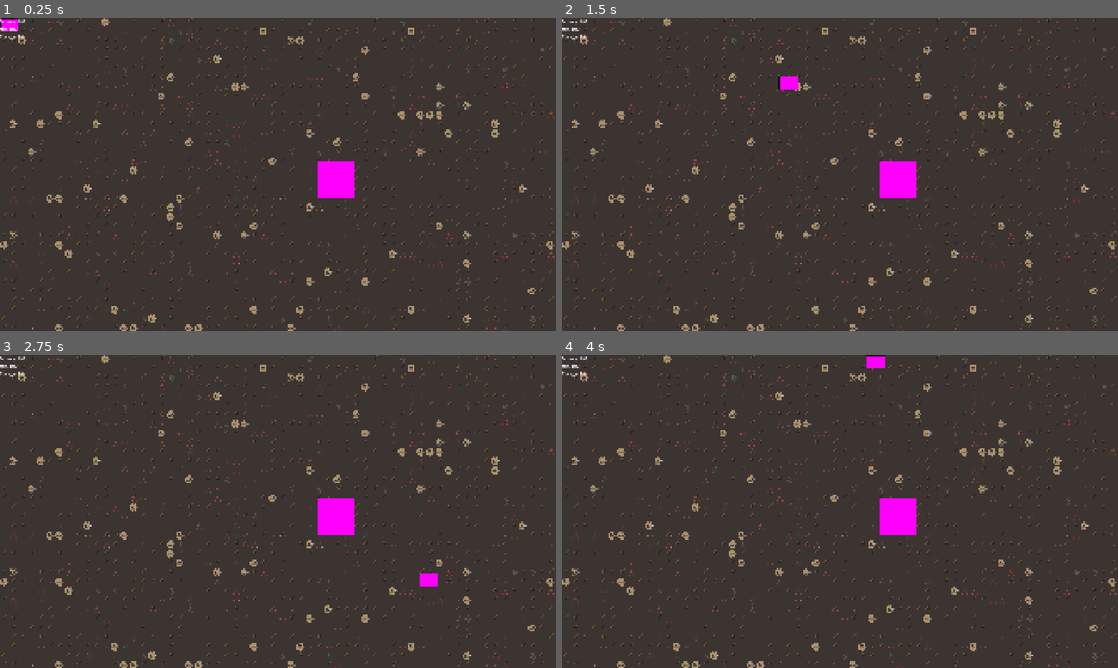
Above: before the commit, frames 1-4 (two rows, left to right).
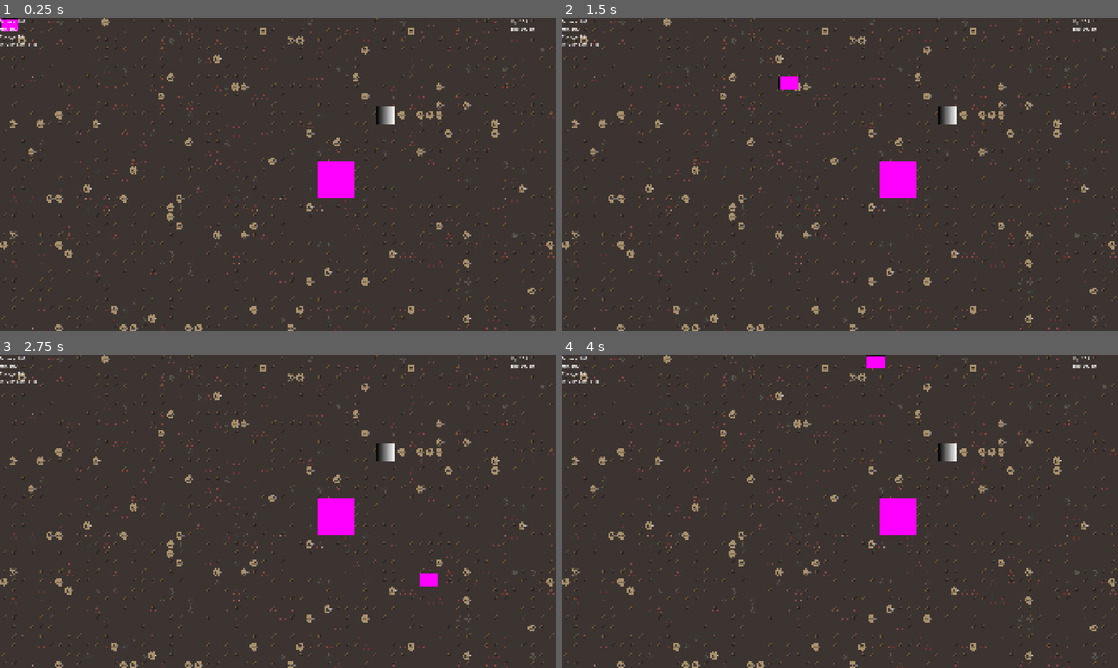
Above: after the commit, the same moments.

Repository: doakeserino/newgame
Game: Godot game, scene res://Scenes/main_scene.tscn
Two runs of this game, one before a commit and one after it. Both use one fixed random seed, a clock stepped at 60 frames per second and the inputs below.
Inputs:
- Up to frame 1 (0.25 s): no input
- Up to frame 2 (1.5 s): tap Enter at 0.5 s; hold D (move_right) 0.53-1.28 s; tap X (hide_card_overlay) at 0.6 s; hold S (move_down) from 1.28 s (still down); tap F (interact) at 1.35 s
- Up to frame 3 (2.75 s): release S (move_down) at 2.03 s; hold D (move_right) from 2.03 s (still down); tap X (hide_card_overlay) at 2.1 s
- Up to frame 4 (4 s): release D (move_right) at 2.78 s; hold W (move_up) 2.78-3.53 s; tap F (interact) at 2.85 s; hold A (move_left) from 3.53 s (still down); tap X (hide_card_overlay) at 3.6 s

The runs differ from the first frame. In frame 1, 0.3% of the frame differs, in the area x 0-97%, y 0-34%; in frame 2, 0.3%; in frame 3, 0.3%; in frame 4, 0.3%.

Commit message:
Commit 13
Worked on combat interface visibilty based on if player is in combat.

Diff:
--- a/Scenes/combat_interface.tscn
+++ b/Scenes/combat_interface.tscn
@@ -1,6 +1,9 @@
 [gd_scene format=3 uid="uid://dsg2h3r5q6ucx"]
 
+[ext_resource type="Script" uid="uid://k1uh8pucfaoq" path="res://Scripts/combat_interface.gd" id="1_ti405"]
+
 [node name="CombatInterface" type="Node2D" unique_id=1683619478]
+script = ExtResource("1_ti405")
 
 [node name="EnemyStatsLabel" type="Label" parent="." unique_id=1045891794]
 offset_left = 1763.0
--- a/Scenes/map.tscn
+++ b/Scenes/map.tscn
@@ -3,6 +3,7 @@
 [ext_resource type="Texture2D" uid="uid://cxo8vhddveaux" path="res://Assets/Mars_Tileset.png" id="1_ci6au"]
 [ext_resource type="Script" uid="uid://h623wuhya4yp" path="res://Scripts/map.gd" id="1_p3ir5"]
 [ext_resource type="PackedScene" uid="uid://c5m00y0741wfp" path="res://Scenes/shop.tscn" id="2_26yhd"]
+[ext_resource type="PackedScene" uid="uid://cbgo8ikax1jix" path="res://Scenes/enemy_one.tscn" id="4_myvm1"]
 
 [sub_resource type="TileSetAtlasSource" id="TileSetAtlasSource_ci6au"]
 texture = ExtResource("1_ci6au")
@@ -184,3 +185,6 @@
 
 [node name="Shop" parent="." unique_id=1265295607 instance=ExtResource("2_26yhd")]
 position = Vector2(1160, 556)
+
+[node name="EnemyOne" parent="." unique_id=2019602922 instance=ExtResource("4_myvm1")]
+position = Vector2(1332, 337)
--- a/Scenes/ui.tscn
+++ b/Scenes/ui.tscn
@@ -3,6 +3,7 @@
 [ext_resource type="PackedScene" uid="uid://dm80yh7q88bjk" path="res://Scenes/cards_hand.tscn" id="1_jxero"]
 [ext_resource type="Script" uid="uid://cj2u21hjnftwp" path="res://Scripts/ui.gd" id="1_qdvrb"]
 [ext_resource type="PackedScene" uid="uid://cjxgrndrqyb25" path="res://Scenes/shop_interface.tscn" id="3_nf4gj"]
+[ext_resource type="PackedScene" uid="uid://dsg2h3r5q6ucx" path="res://Scenes/combat_interface.tscn" id="4_2246s"]
 
 [sub_resource type="LabelSettings" id="LabelSettings_nf4gj"]
 
@@ -17,3 +18,5 @@
 [node name="CardsHand" parent="." unique_id=1062482710 instance=ExtResource("1_jxero")]
 
 [node name="ShopInterface" parent="." unique_id=1660261229 instance=ExtResource("3_nf4gj")]
+
+[node name="CombatInterface" parent="." unique_id=1683619478 instance=ExtResource("4_2246s")]
--- a/Scripts/EnemyStats.gd
+++ b/Scripts/EnemyStats.gd
@@ -10,3 +10,6 @@
 	"0" : [100, 10],
 }
 # enemies stat names = [hp, energy]
+
+func change_enemy_stats(stat_name : String, amount : int):
+	enemy_stats[stat_name] += amount
--- a/Scripts/GlobalStats.gd
+++ b/Scripts/GlobalStats.gd
@@ -3,10 +3,12 @@
 signal stats_changed
 signal card_added
 signal inventory_changed
+signal combat_entered_or_left(in_combat)
 var stats = {
 	"money" : 100,
 	"hp" : 100,
-	"energy" : 10
+	"energy" : 10,
+	"in_combat" : false
 
 }
 var player_inventory = []
@@ -14,7 +16,13 @@
 var cards = []
 
 func change_stats(stat_name : String, amount : int):
-	stats[stat_name] += amount
+	if stats[stat_name] is not bool:
+		stats[stat_name] += amount
+	else:
+		stats[stat_name] = not stats[stat_name]
+		print("bool change worked")
+	if stat_name == "in_combat":
+		combat_entered_or_left.emit(stats["in_combat"])
 	stats_changed.emit()
 func add_card(card_to_add : String):
 	player_inventory.append(card_to_add)
--- /dev/null
+++ b/Scripts/combat_interface.gd
@@ -0,0 +1,15 @@
+extends Node2D
+
+@onready var enemy_stats_label = $EnemyStatsLabel
+
+func _ready():
+	update_label()
+	GlobalStats.combat_entered_or_left.connect(enter_or_leave_combat)
+func update_label():
+	for stat in EnemyStats.enemy_stats:
+		enemy_stats_label.text += stat.capitalize() + ": " + str(EnemyStats.enemy_stats[stat]) + "\n"
+func enter_or_leave_combat(should_enter_combat):
+	if should_enter_combat == true:
+		visible = true
+	else:
+		visible = false
--- a/Scripts/enemy_one.gd
+++ b/Scripts/enemy_one.gd
@@ -2,4 +2,5 @@
 extends root_enemy
 
 func _ready():
-	pass
+	enemy_id = 0
+	super()
--- a/Scripts/main_scene.gd
+++ b/Scripts/main_scene.gd
@@ -1,7 +1,6 @@
 extends Node2D
 @onready var ui = $UI
 @onready var map = $Map
-var money
 func _ready():
 	map.open_shop_interface_signal_two.connect(open_shop)
 	GlobalStats.stats_changed.connect(update_stats_main)
@@ -9,5 +8,4 @@
 func open_shop():
 	ui.open_shop()
 func update_stats_main():
-	money = GlobalStats.stats["money"]
 	ui.update_stats_display()
--- a/Scripts/ui.gd
+++ b/Scripts/ui.gd
@@ -3,10 +3,12 @@
 @onready var cards_hand = $CardsHand
 @onready var shop_interface = $ShopInterface
 @onready var stats_display = $StatsDisplay
+@onready var combat_interface = $CombatInterface
 
 func _ready():
 	shop_interface.visible = false
 	shop_interface.close_shop_interface_signal.connect(close_shop)
+	combat_interface.visible = true
 func _unhandled_input(_event):
 	if Input.is_action_just_pressed("hide_card_overlay") and cards_hand.visible == true:
 		cards_hand.visible = false
@@ -20,4 +22,4 @@
 func update_stats_display():
 	stats_display.text = ""
 	for stat in GlobalStats.stats:
-		stats_display.text += stat.capitalize() + ": %d \n" % [GlobalStats.stats[stat]]
+		stats_display.text += stat.capitalize() + ": %s \n" % [str(GlobalStats.stats[stat]).capitalize()]
Not shown, added: Scripts/combat_interface.gd.uid
